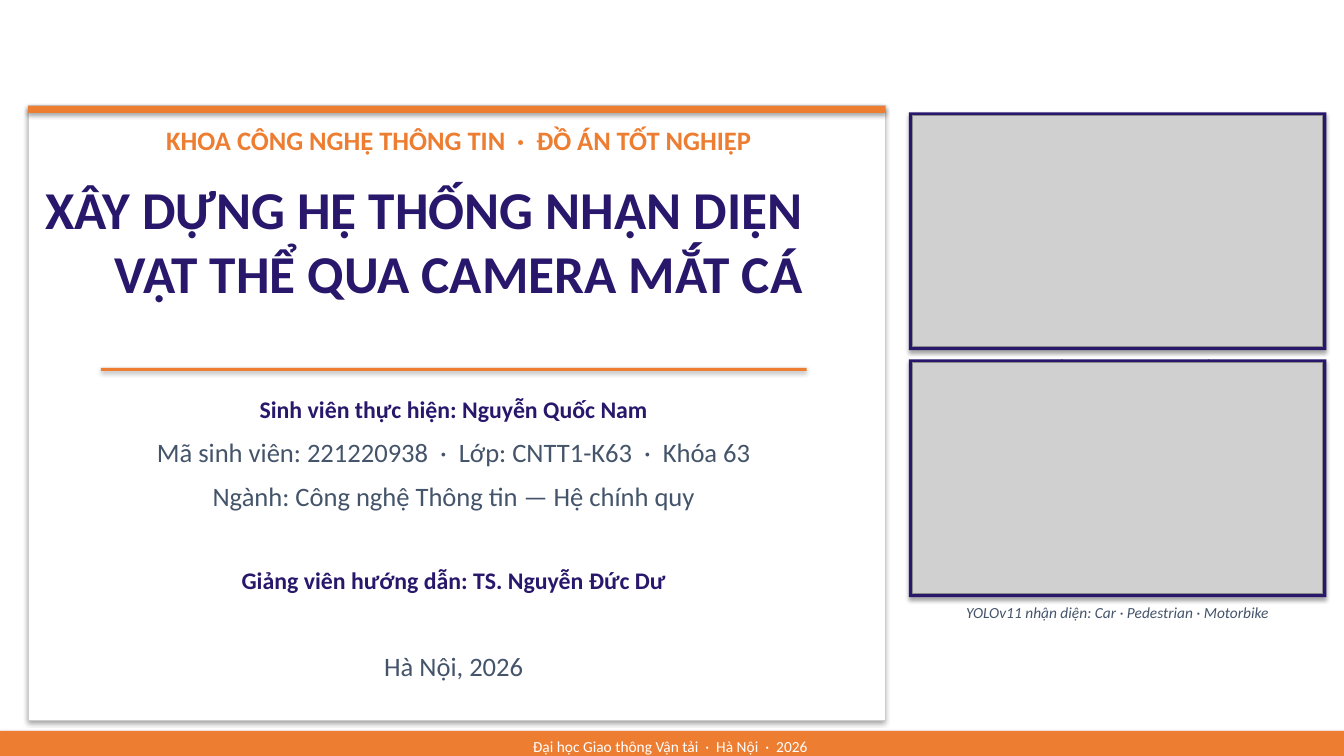
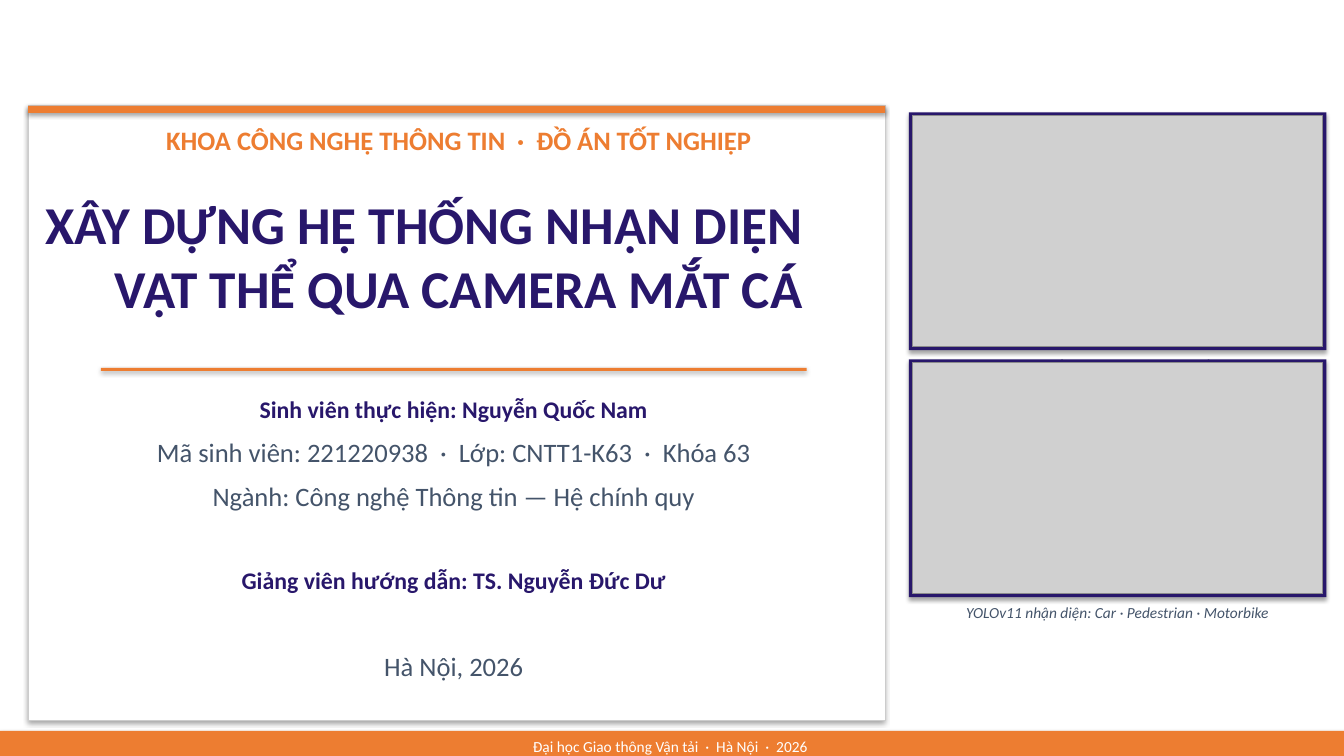
Before and after one commit to Paxx2303/DATN, a slide deck: slide 1 of BaoVe_NguyenQuocNam_221220938.pptx. Drawn at 1344x756 pixels with LibreOffice and Linux fonts; fonts in the diff are those of the drawing; grey boxes stand for pictures; background and template pictures are left out. Boxes give left, top, right and bottom in pixels: in the first picture for what was removed or moved away, otherwise in the second. Text is boxed around its words. In the diff, an @@ line names an element or a change of style, - is before the commit and + after.

```diff
--- a/BaoVe_NguyenQuocNam_221220938.pptx
+++ b/BaoVe_NguyenQuocNam_221220938.pptx
@@ text "XÂY DỰNG HỆ THỐNG NHẬN ...": place and size @@
-text "XÂY DỰNG HỆ THỐNG NHẬN ..." at bbox=[45, 185, 802, 303]
+text "XÂY DỰNG HỆ THỐNG NHẬN ..." at bbox=[45, 200, 802, 318]
```
Also in this commit, not shown: 9 other slides changed, 1 slide added, 2 other files.
